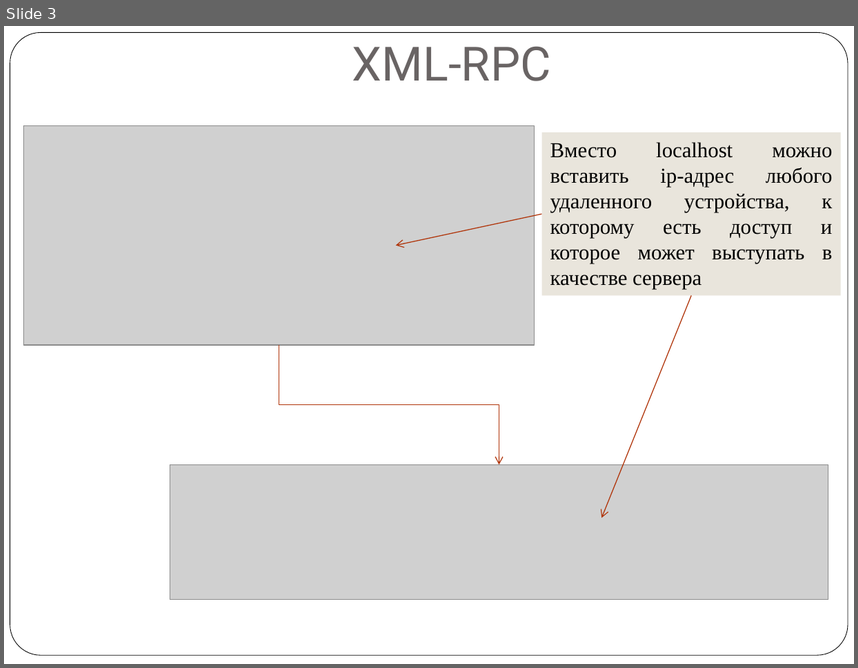
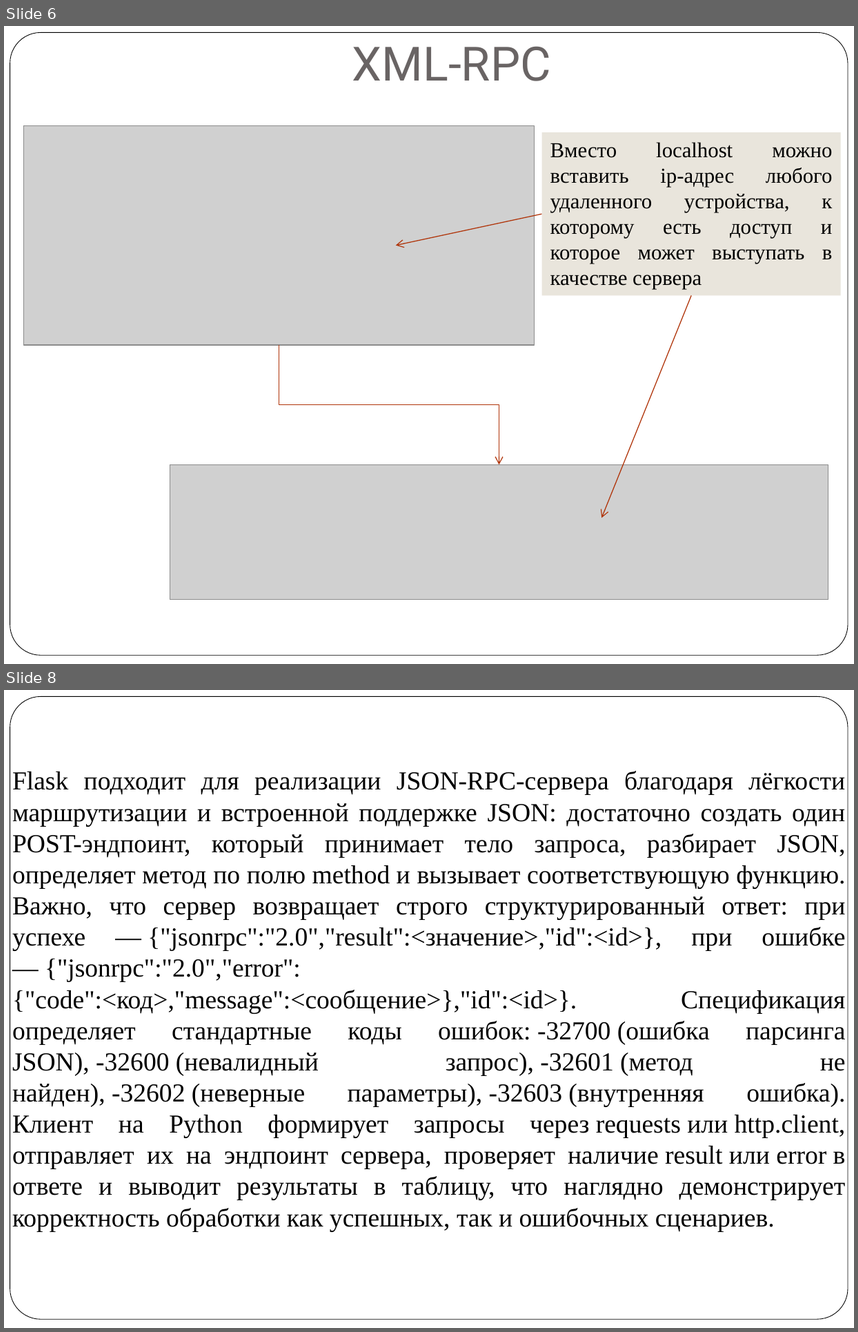
Before and after one commit to mbdatateach/site, a slide deck: РВиП/практики/Практика 3.pptx. Shown one above the other, each under a label of ours: slide 3 before the commit, slides 6 and 8 after it; the slides between them are not shown. The pictures are 858x668 and 858x1332 pixels, drawn with LibreOffice and Linux fonts; fonts in the diff are those of the drawing; grey boxes stand for pictures. Boxes give left, top, right and bottom in pixels: in the first picture for what was removed or moved away, otherwise in the second. Text is boxed around its words. In the diff, an @@ line names an element or a change of style, - is before the commit and + after.

```diff
--- a/РВиП/практики/Практика 3.pptx
+++ b/РВиП/практики/Практика 3.pptx
@@ slide 8 added at (4,690,854,1328), background #FFFFFF; not listed: 1 template element that a slide beside it also shows @@
@@ text added at (12,771,846,1232), 22 pt, text #000000 @@
+Flask подходит для реализации JSON-RPC-сервера благодаря лёгкости маршрутизации и встроенной поддержке JSON: достаточно создать один POST-эндпоинт, который принимает тело запроса, разбирает JSON, определяет метод по полю method и вызывает соответствующую функцию. Важно, что сервер возвращает строго структурированный ответ: при успехе — {"jsonrpc":"2.0","result":<значение>,"id":<id>}, при ошибке — {"jsonrpc":"2.0","error":{"code":<код>,"message":<сообщение>},"id":<id>}. Спецификация определяет стандартные коды ошибок: -32700 (ошибка парсинга JSON), -32600 (невалидный запрос), -32601 (метод не найден), -32602 (неверные параметры), -32603 (внутренняя ошибка). Клиент на Python формирует запросы через requests или http.client, отправляет их на эндпоинт сервера, проверяет наличие result или error в ответе и выводит результаты в таблицу, что наглядно демонстрирует корректность обработки как успешных, так и ошибочных сценариев.
@@ what was slide 3 is now slide 6 @@
```
Also in this commit, not shown: 1 slide changed, 6 other slides added, 4 other files.
